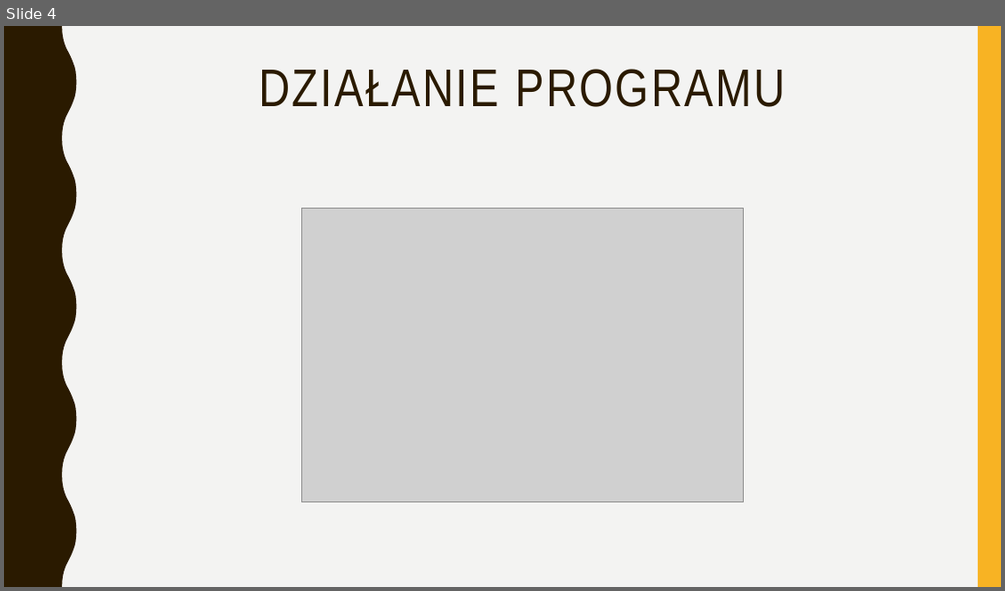
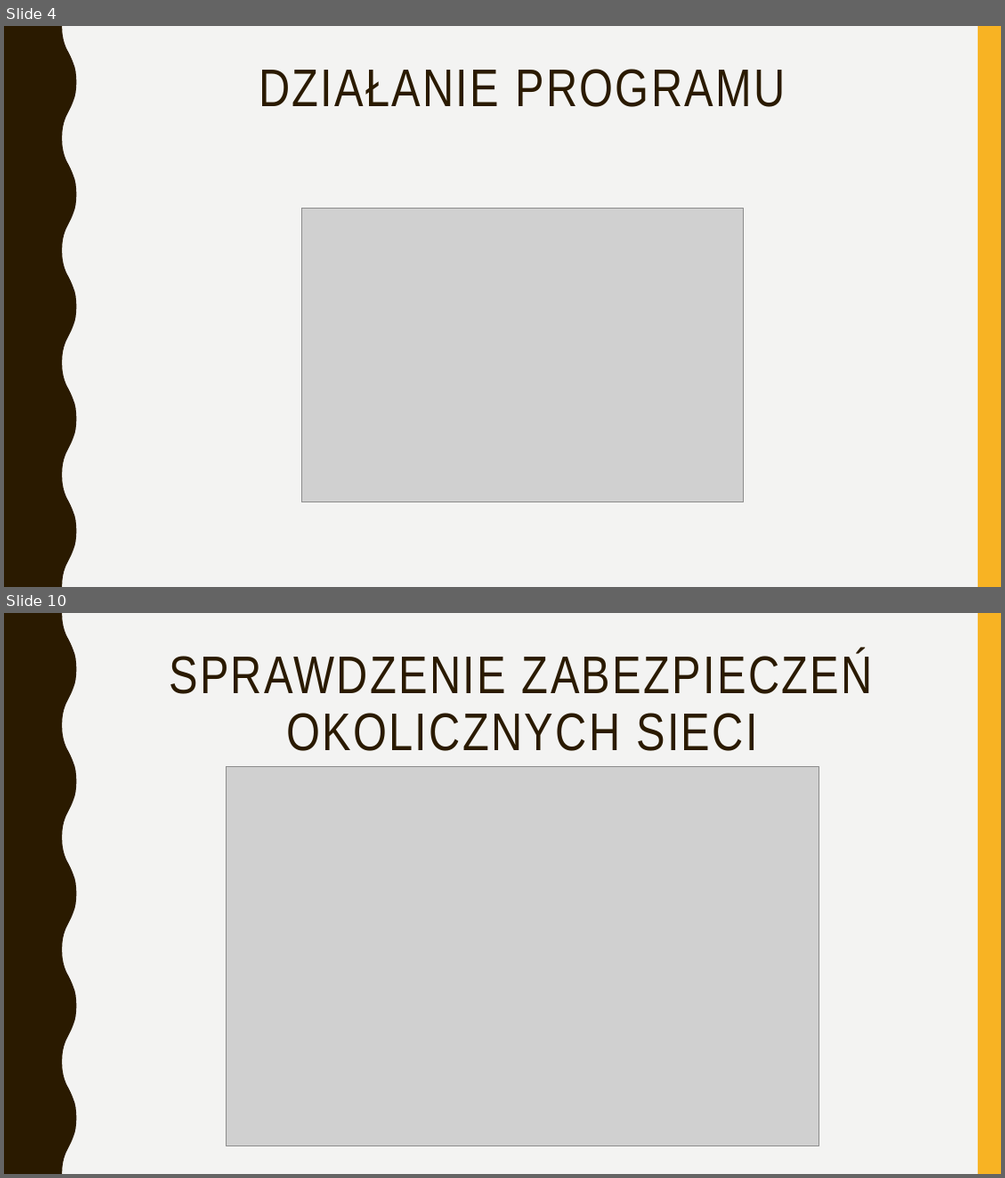
Before and after one commit to Sobiechh/ZSI, a slide deck: MODUL 1/Moduł1.pptx. Shown one above the other, each under a label of ours: slide 4 before the commit, slides 4 and 10 after it; the slides between them are not shown. The pictures are 1005x591 and 1005x1178 pixels, drawn with LibreOffice and Linux fonts; fonts in the diff are those of the drawing; grey boxes stand for pictures. Boxes give left, top, right and bottom in pixels: in the first picture for what was removed or moved away, otherwise in the second. Text is boxed around its words. In the diff, an @@ line names an element or a change of style, - is before the commit and + after.

```diff
--- a/MODUL 1/Moduł1.pptx
+++ b/MODUL 1/Moduł1.pptx
@@ slide 10 added at [4, 613, 1001, 1174], background #F3F3F2; not listed: 2 template elements that a slide beside it also shows @@
@@ title added at [169, 650, 873, 751], 51 pt, text #2A1A00 @@
+SPRAWDZENIE ZABEZPIECZEŃ OKOLICZNYCH SIECI
@@ picture added at [226, 766, 819, 1145] @@
```
Also in this commit, not shown: 2 slides changed, 7 other slides added.
